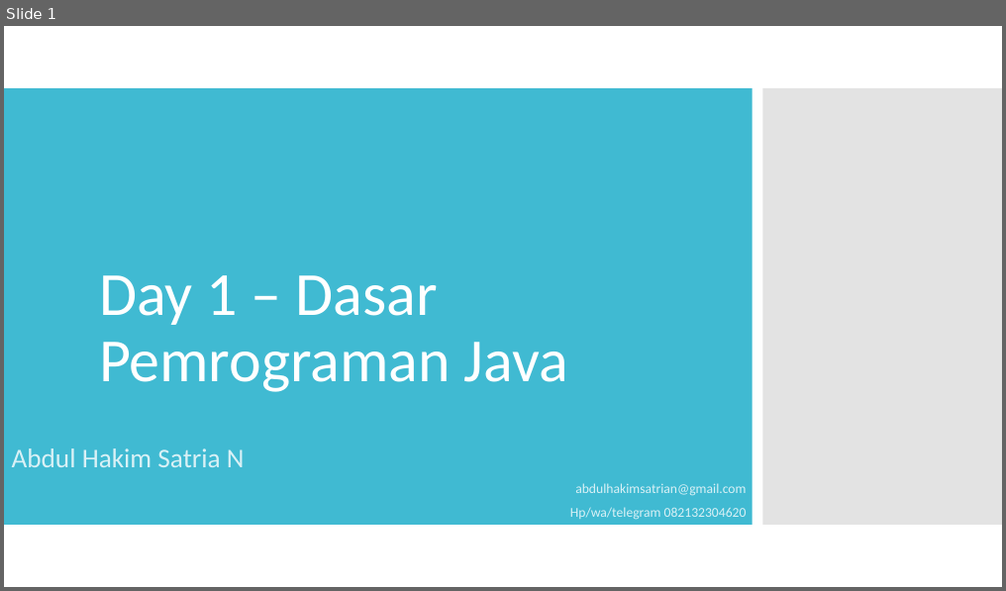
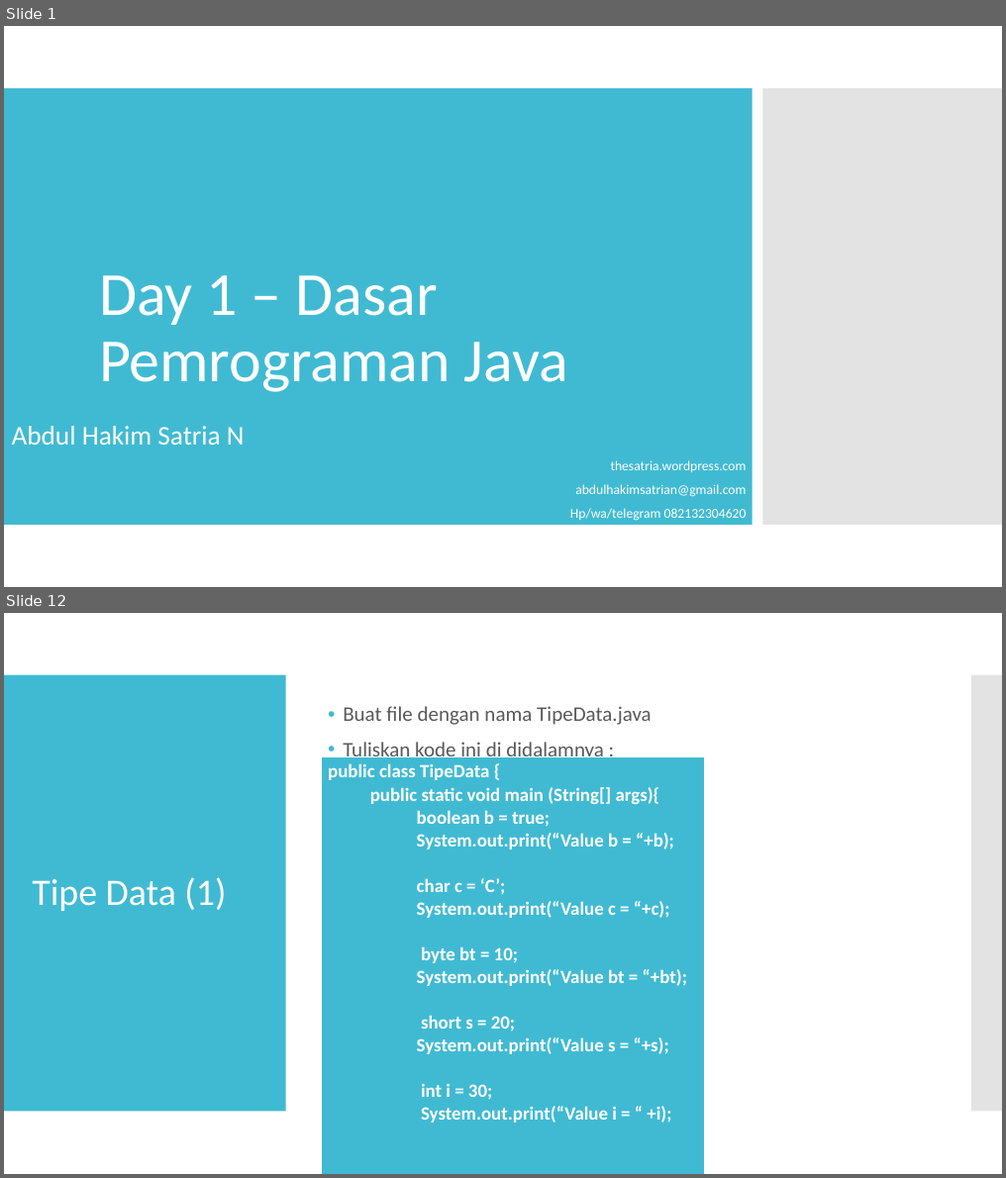
Before and after one commit to satrianusantara/JavaBasic, a slide deck: Materi/Day 1 – Dasar Pemrograman Java.ppt. Shown one above the other, each under a label of ours: slide 1 before the commit, slides 1 and 12 after it; the slides between them are not shown. The pictures are 1006x591 and 1006x1178 pixels, drawn with LibreOffice and Linux fonts; fonts in the diff are those of the drawing. Boxes give left, top, right and bottom in pixels: in the first picture for what was removed or moved away, otherwise in the second. Text is boxed around its words. In the diff, an @@ line names an element or a change of style, - is before the commit and + after.

```diff
--- a/Materi/Day 1 – Dasar Pemrograman Java.ppt
+++ b/Materi/Day 1 – Dasar Pemrograman Java.ppt
@@ slide 12 added at (4,613,1002,1174), background #FFFFFF @@
@@ rectangle added at (4,675,286,1111), fill #40BAD2 @@
@@ rectangle added at (970,675,1002,1111), fill #C8C8C8 at 50% opacity @@
@@ text added at (343,706,651,762), 20 pt, text #595959 @@
+• Buat file dengan nama TipeData.java
+• Tuliskan kode ini di didalamnya :
@@ table added at (321,757,704,1129), 1 rows, 1 columns @@
+public class TipeData { / public static void main (String[] args){ / boolean b = true; / System.out.print(“Value b = “+b); / char c = ‘C’; / System.out.print(“Value c = “+c); / byte bt = 10; / System.out.print(“Value bt = “+bt); / short s = 20; / System.out.print(“Value s = “+s); / int i = 30; / System.out.print(“Value i = “ +i);
@@ title added at (32,877,226,911), 36 pt, text #FFFFFF @@
+Tipe Data (1)
@@ slide 1 changed as well @@
@@ subtitle "Abdul Hakim Satria N": place and size @@
-subtitle "Abdul Hakim Satria N" at (12,449,746,520)
+subtitle "Abdul Hakim Satria N" at (12,426,746,521)
@@ subtitle at (12,426,746,521): text colour #D9F1F6 to #FFFFFF in "Abdul Hakim Satria N", "abdulhakimsatrian@gmail.com", "Hp/wa/telegram 082132304620" @@
@@ subtitle at (611,461,746,472): paragraph added @@
+thesatria.wordpress.com
```
Also in this commit, not shown: 19 other slides added, 6 slides removed.
